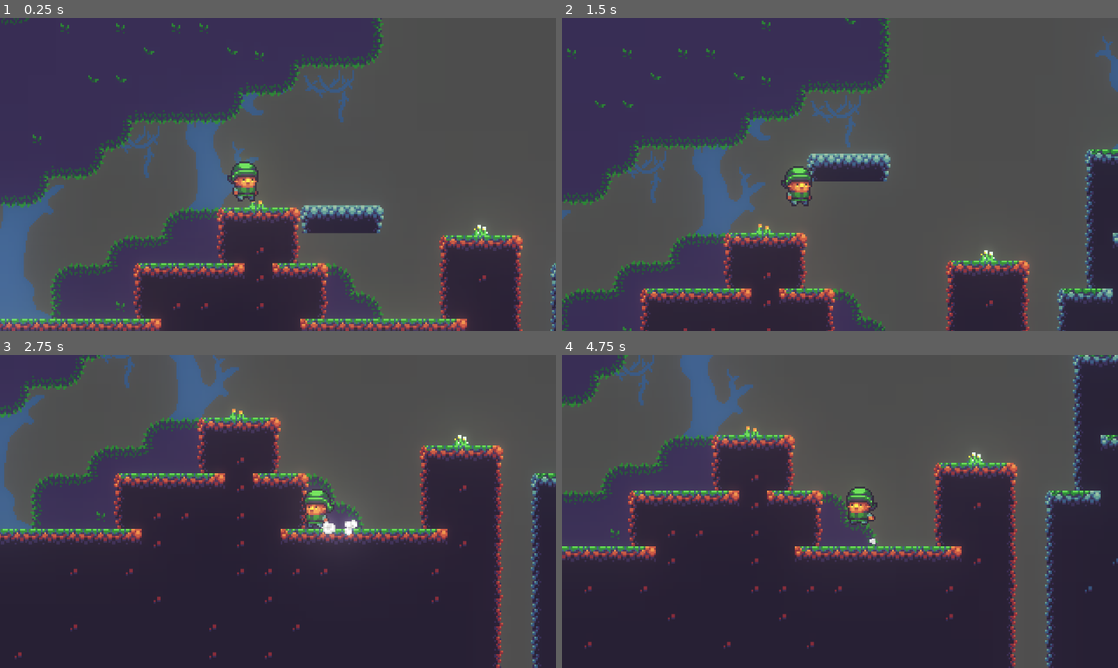
Above: before the commit, frames 1-4 (two rows, left to right).
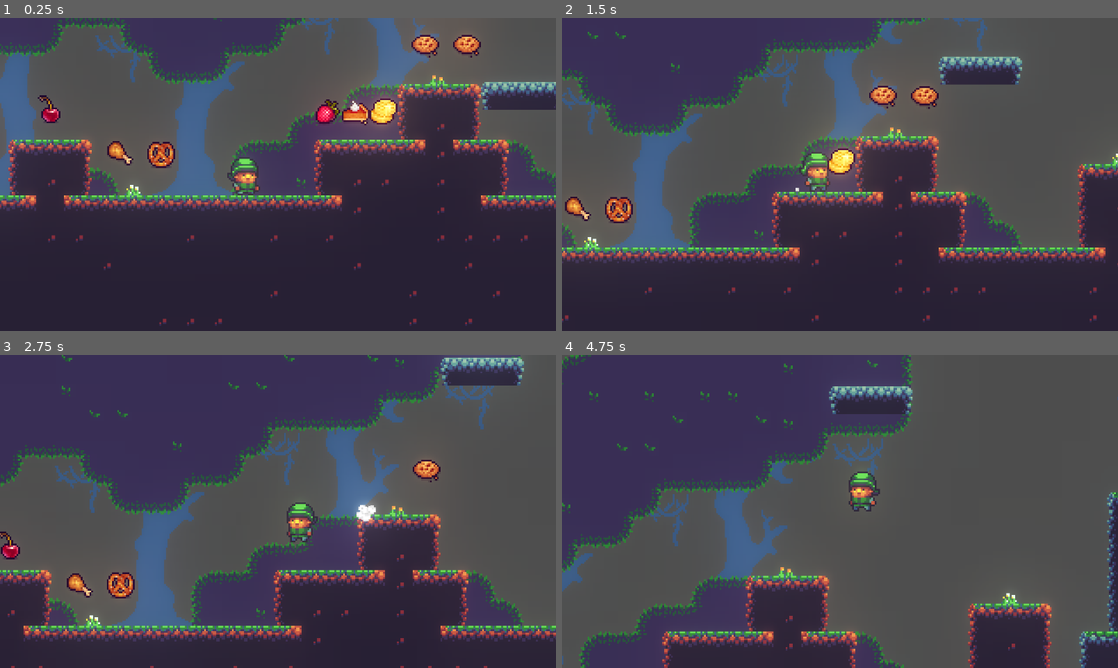
Above: after the commit, the same moments.

Repository: lethiandev/gd-christmas-morning
Game: Godot game, scene res://stages/sandbox/sandbox_stage.tscn
The game is run twice, just before and just after one commit, with the same random seed, the same clock (stepped at 60 frames per second) and the same inputs.
Inputs:
- Up to frame 1 (0.25 s): no input
- Up to frame 2 (1.5 s): hold D (move_right) from 0.53 s (still down); tap W (jump) at 0.77 s
- Up to frame 3 (2.75 s): tap W (jump) at 1.52 s; release D (move_right) at 2.03 s; hold A (move_left) from 2.03 s (still down)
- Up to frame 4 (4.75 s): release A (move_left) at 2.78 s; hold D (move_right) 2.78-4.28 s; tap W (jump) at 3.02, 3.77, 4.52 s; hold A (move_left) from 4.28 s (still down)

The runs differ from the first frame. In frame 1, 69% of the frame differs, in the area x 0-100%, y 0-100%; in frame 2, 50%; in frame 3, 64%; in frame 4, 69%.

Commit message:
Add food items to stage

Diff:
--- a/src/stages/sandbox/sandbox_stage.tscn
+++ b/src/stages/sandbox/sandbox_stage.tscn
@@ -1,8 +1,9 @@
-[gd_scene load_steps=8 format=2]
+[gd_scene load_steps=9 format=2]
 
 [ext_resource path="res://tileset/basic/basic.tileset.tres" type="TileSet" id=1]
 [ext_resource path="res://player/player.tscn" type="PackedScene" id=2]
 [ext_resource path="res://tileset/basic/basic.png" type="Texture" id=3]
+[ext_resource path="res://items/food/food_item.tscn" type="PackedScene" id=4]
 
 [sub_resource type="Environment" id=1]
 background_mode = 4
@@ -85,6 +86,7 @@
 
 [node name="CollisionShape2D" type="CollisionShape2D" parent="PlatformPivot/Platform"]
 shape = SubResource( 2 )
+one_way_collision = true
 one_way_collision_margin = 2.0
 
 [node name="AnimationPlayer" type="AnimationPlayer" parent="PlatformPivot"]
@@ -95,7 +97,7 @@
 anims/rotate = SubResource( 3 )
 
 [node name="Player" parent="." instance=ExtResource( 2 )]
-position = Vector2( 64, -72 )
+position = Vector2( -40, 0 )
 
 [node name="Camera2D" type="Camera2D" parent="Player"]
 current = true
@@ -103,3 +105,39 @@
 process_mode = 0
 smoothing_enabled = true
 smoothing_speed = 9.0
+
+[node name="Edibles" type="Node" parent="."]
+
+[node name="FoodItem" parent="Edibles" instance=ExtResource( 4 )]
+position = Vector2( 8, -32 )
+sprite_frame = 33
+
+[node name="FoodItem2" parent="Edibles" instance=ExtResource( 4 )]
+position = Vector2( 24, -32 )
+sprite_frame = 36
+
+[node name="FoodItem3" parent="Edibles" instance=ExtResource( 4 )]
+position = Vector2( 40, -32 )
+sprite_frame = 49
+
+[node name="FoodItem4" parent="Edibles" instance=ExtResource( 4 )]
+position = Vector2( 64, -72 )
+
+[node name="FoodItem5" parent="Edibles" instance=ExtResource( 4 )]
+position = Vector2( 88, -72 )
+
+[node name="FoodItem6" parent="Edibles" instance=ExtResource( 4 )]
+position = Vector2( -88, -8 )
+sprite_frame = 40
+
+[node name="FoodItem7" parent="Edibles" instance=ExtResource( 4 )]
+position = Vector2( -112, -8 )
+sprite_frame = 50
+
+[node name="FoodItem8" parent="Edibles" instance=ExtResource( 4 )]
+position = Vector2( -152, -32 )
+sprite_frame = 51
+
+[node name="FoodItem9" parent="Edibles" instance=ExtResource( 4 )]
+position = Vector2( -240, 0 )
+sprite_frame = 51
